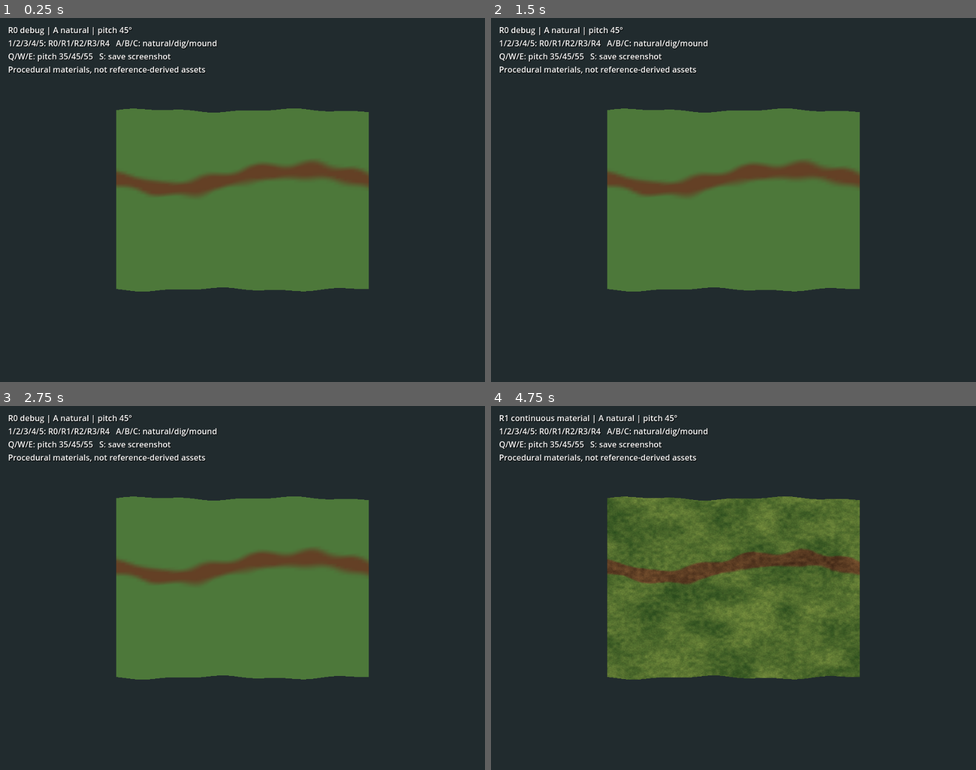
Above: before the commit, frames 1-4 (two rows, left to right).
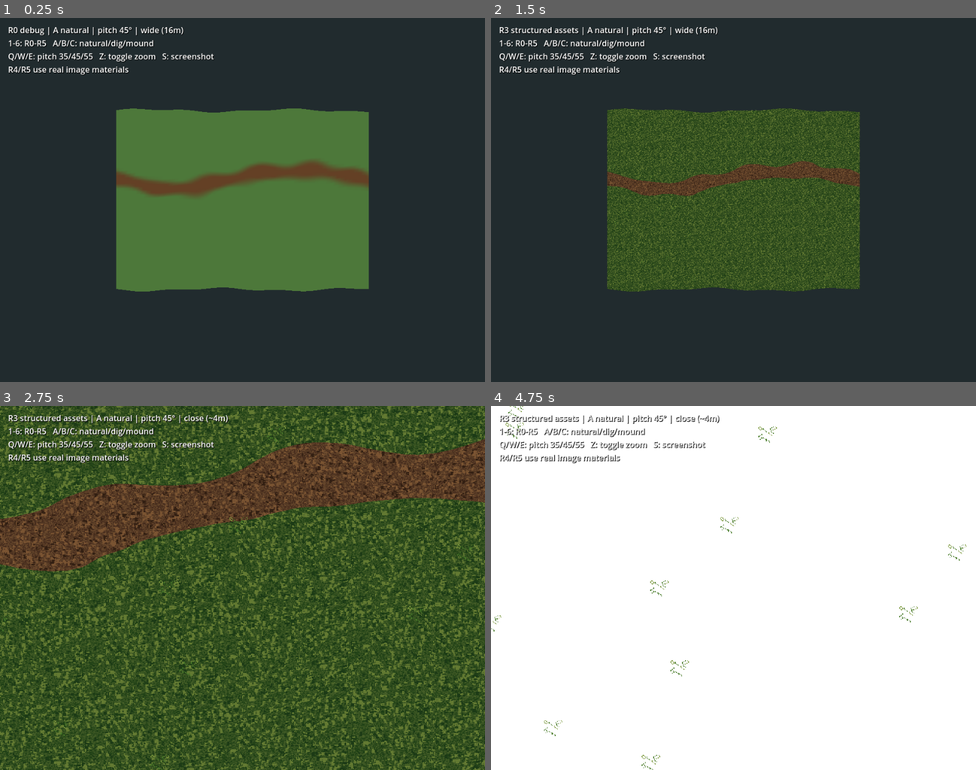
Above: after the commit, the same moments.

Repository: Riddick-ulous/SurvivalGamePixelArt
Game: Godot game, scene res://main.tscn
The game is run twice, just before and just after one commit, with the same random seed, the same clock (stepped at 60 frames per second) and the same inputs.
Inputs:
- Up to frame 1 (0.25 s): no input
- Up to frame 2 (1.5 s): tap Enter at 0.5 s; hold W 0.53-1.28 s; tap 6 at 0.6 s; tap Z at 0.8, 1.35 s; tap Space at 1.25 s; hold S from 1.28 s (still down)
- Up to frame 3 (2.75 s): tap 6 at 1.55, 2.1 s; tap Enter at 2 s; release S at 2.03 s; hold W from 2.03 s (still down); tap Z at 2.3 s
- Up to frame 4 (4.75 s): tap Space at 2.75, 4.25 s; tap Z at 2.85, 3.8 s; tap 6 at 3.05, 4.55 s; tap Enter at 3.5 s; release W at 3.53 s; hold A from 3.53 s (still down); tap 1 at 3.6 s; tap 2 at 4.35 s

The runs differ from the first frame. In frame 1, 1.3% of the frame differs, in the area x 2-45%, y 2-16%; in frame 2, 21%; in frame 3, 88%; in frame 4, 100%, in the area x 0-100%, y 0-100%.

Commit message:
feat: R5 stochastic material boundaries and close-up camera toggle

Diff:
--- a/experiments/terrain-rendering-spike/terrain_material.gdshader
+++ b/experiments/terrain-rendering-spike/terrain_material.gdshader
@@ -41,6 +41,34 @@
         vec3 turf = mix(vec3(0.16,0.29,0.12),vec3(0.46,0.55,0.24),0.6*large+0.4*medium);
         float blend = smoothstep(0.26,0.74,g+0.14*(medium-0.5));
         ALBEDO = mix(earth,turf,blend)*(0.90+0.20*fine);
+    } else if (render_mode_id == 5) {
+        // R5: world-anchored stochastic material selection.
+        // No RGB interpolation between different texture materials.
+        // All material samples use the same UVs, so micro-pixel structure
+        // remains sharp; cluster boundaries are stochastic and repeatable.
+        vec2 uv = fract(p / material_meters);
+        vec3 turf_a = texture(grass_a_tex,uv).rgb;
+        vec3 turf_b = texture(grass_b_tex,uv).rgb;
+        vec3 earth = texture(soil_tex,uv).rgb;
+
+        // Grass variants: correlated coarse patches (~0.65m) plus irregular
+        // noise at 0.25m. This avoids hard 8m checkerboard switching.
+        float grass_field = 0.64*noise2(p*1.55+vec2(13.7,8.2))
+                          + 0.36*noise2(p*4.0+vec2(71.1,19.4));
+        float grass_jitter = hash21(floor(p*8.0+vec2(2.0,7.0))) - 0.5;
+        float grass_pick = step(0.50, grass_field+0.14*grass_jitter);
+        vec3 turf = mix(turf_a,turf_b,grass_pick);
+
+        // Transition width follows the existing world-material mask.
+        // Multi-scale excursions, islands and quantized pixel jitter
+        // replace the thin R4 noise-only edge. Avoid smoothstep color blend.
+        float organic = 0.58*(noise2(p*1.15+vec2(23.0,47.0))-0.5)
+                      + 0.28*(noise2(p*3.4+vec2(5.0,11.0))-0.5)
+                      + 0.14*(noise2(p*9.0+vec2(41.0,3.0))-0.5);
+        float pixel_jitter = hash21(floor(p*32.0+vec2(97.0,31.0)))-0.5;
+        float coverage = g + 0.66*organic + 0.12*pixel_jitter;
+        float grass_pick_final = step(0.5,coverage);
+        ALBEDO = mix(earth,turf,grass_pick_final);
     } else if (render_mode_id == 4) {
         // R4: real generated material PNGs, world-space 8m per image.
         // Alternating grass sources per 8m macro cell; intentionally simple
--- a/experiments/terrain-rendering-spike/terrain_spike.gd
+++ b/experiments/terrain-rendering-spike/terrain_spike.gd
@@ -4,7 +4,7 @@
 const EXTENT := 16.0
 const STEP := EXTENT / GRID
 const SEED := 1909
-const MODES := ["R0 debug", "R1 continuous material", "R2 pixel clusters", "R3 structured assets", "R4 image materials"]
+const MODES := ["R0 debug", "R1 continuous material", "R2 pixel clusters", "R3 structured assets", "R4 image materials", "R5 stochastic transitions"]
 const CASES := ["A natural", "B excavation", "C mound"]
 var mode_id := 0
 var case_id := 0
@@ -17,6 +17,7 @@
 var r3_atlas: Texture2D
 var r3_overlay: Texture2D
 var r4_ready: bool = false
+var close_camera: bool = false
 
 func _ready() -> void:
     RenderingServer.set_default_clear_color(Color(0.13, 0.17, 0.18))
@@ -38,6 +39,7 @@
 
 func _position_camera() -> void:
     var angle := deg_to_rad(pitch)
+    camera.size = 5.7 if close_camera else 23.0
     camera.position = Vector3(8.0, 18.0*sin(angle), 8.0+18.0*cos(angle))
     camera.look_at(Vector3(8.0,0.0,8.0),Vector3.UP)
 
@@ -132,7 +134,7 @@
     terrain_material.set_shader_parameter("world_scale",32.0)
     terrain_material.set_shader_parameter("seed",float(SEED))
     terrain_material.set_shader_parameter("r3_atlas",r3_atlas)
-    if mode_id == 4 and not r4_ready:
+    if mode_id >= 4 and not r4_ready:
         mode_id = 3
         push_warning("R4 PNGs missing. Copy grass_a_256.png, grass_b_256.png, soil_256.png to res://materials/")
     decor_root.visible = mode_id == 3
@@ -140,7 +142,8 @@
         var x: float = item.get_meta("ground_x")
         var z: float = item.get_meta("ground_z")
         item.position.y = _height(x,z)+0.17
-    info.text = "%s | %s | pitch %.0f°\n1/2/3/4/5: R0/R1/R2/R3/R4   A/B/C: natural/dig/mound\nQ/W/E: pitch 35/45/55   S: save screenshot\nProcedural materials, not reference-derived assets" % [MODES[mode_id],CASES[case_id],pitch]
+    var zoom_label: String = "close (~4m)" if close_camera else "wide (16m)"
+    info.text = "%s | %s | pitch %.0f° | %s\n1-6: R0-R5   A/B/C: natural/dig/mound\nQ/W/E: pitch 35/45/55   Z: toggle zoom   S: screenshot\nR4/R5 use real image materials" % [MODES[mode_id],CASES[case_id],pitch,zoom_label]
 
 func _unhandled_key_input(event: InputEvent) -> void:
     if not (event is InputEventKey) or not event.pressed or event.echo:
@@ -151,6 +154,8 @@
         KEY_3: mode_id = 2
         KEY_4: mode_id = 3
         KEY_5: mode_id = 4
+        KEY_6: mode_id = 5
+        KEY_Z: close_camera = not close_camera
         KEY_A: case_id = 0
         KEY_B: case_id = 1
         KEY_C: case_id = 2
@@ -168,7 +173,8 @@
     # Capture after one completed frame; user:// is writable on all platforms.
     await RenderingServer.frame_post_draw
     var img := get_viewport().get_texture().get_image()
-    var name := "terrain_%s_%s_%02d.png" % [MODES[mode_id].substr(0,2),CASES[case_id].substr(0,1),int(pitch)]
+    var zoom_label: String = "close" if close_camera else "wide"
+    var name := "terrain_%s_%s_%02d_%s.png" % [MODES[mode_id].substr(0,2),CASES[case_id].substr(0,1),int(pitch),zoom_label]
     var path := "user://" + name
     var err := img.save_png(path)
     print("Screenshot: ",ProjectSettings.globalize_path(path)," error=",err)
Not shown, added: experiments/terrain-rendering-spike/R5_COMPARISON.md
